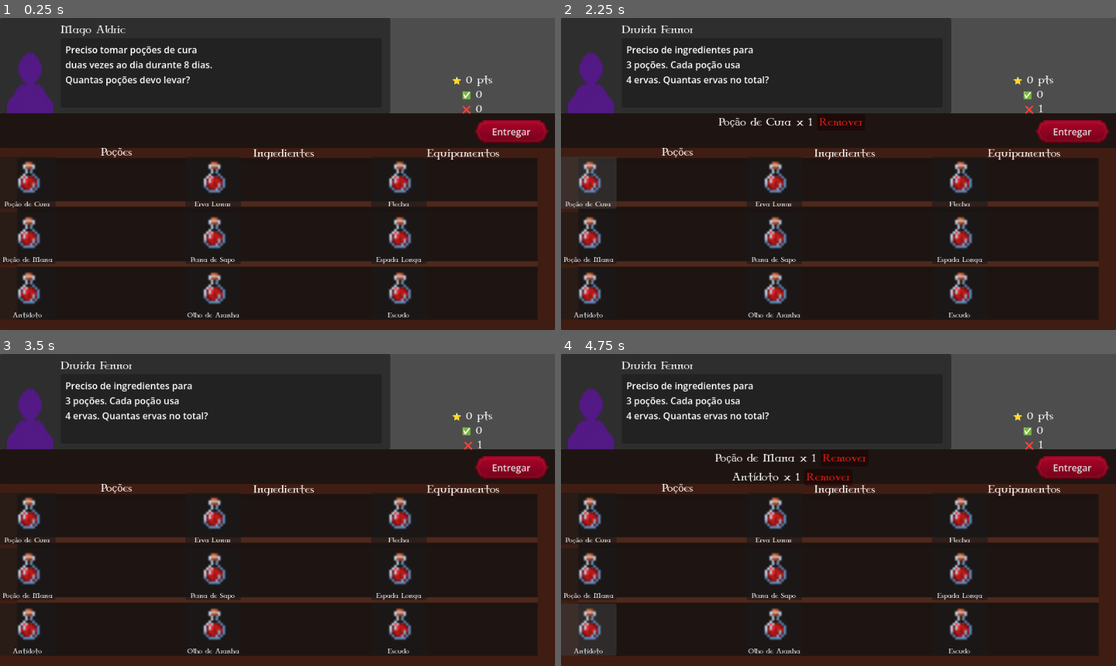
Above: before the commit, frames 1-4 (two rows, left to right).
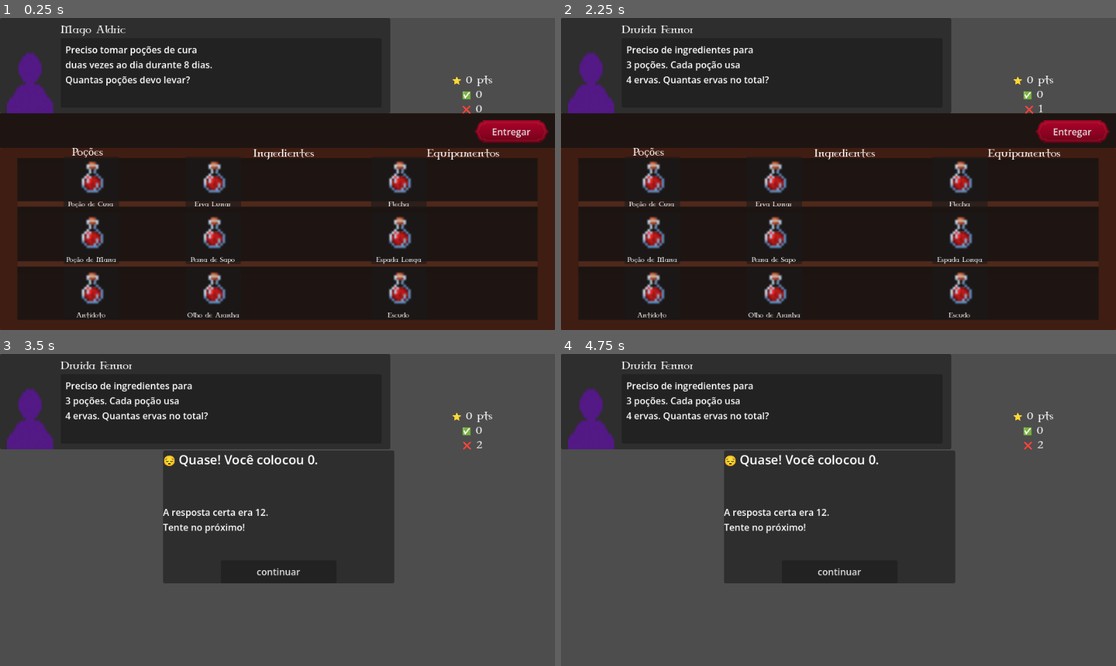
Above: after the commit, the same moments.

Repository: enzomedeiros0109/Mercado-Medieval
Game: Godot game, scene res://scenes/shop_scene.tscn
Two runs of this game, one before a commit and one after it. Both use one fixed random seed, a clock stepped at 60 frames per second and the inputs below. This scene is started directly instead of the project's main scene.
Inputs (mouse positions are in pixels of both pictures, inside the frame that each line leads up to):
- Up to frame 1 (0.25 s): no input
- Up to frame 2 (2.25 s): click "Entregar" at 0.5 s; click "continuar" at 1.25 s; click (588, 183) at 2.02 s
- Up to frame 3 (3.5 s): click "Remover" (after the commit: "Entregar") at 2.75 s
- Up to frame 4 (4.75 s): click (588, 575) at 3.52 s; click (588, 628) at 4.27 s

The runs differ from the first frame. In frame 1, 2.6% of the frame differs, in the area x 0-24%, y 41-97%; in frame 2, 2.8%; in frame 3, 65%, in the area x 0-100%, y 27-100%; in frame 4, 65%.

Commit message:
Atualiza shop_panel.tscn

Diff:
--- a/scenes/shop_panel.tscn
+++ b/scenes/shop_panel.tscn
@@ -25,6 +25,7 @@
 
 [node name="PotionsGrid" type="GridContainer" parent="HBoxContainer/PotionsColumn" unique_id=1135446161]
 layout_mode = 2
+size_flags_horizontal = 4
 theme_override_constants/v_separation = 6
 
 [node name="IngredientsColumn" type="VBoxContainer" parent="HBoxContainer" unique_id=1919403833]
@@ -55,9 +56,9 @@
 
 [node name="PotionsTitle" type="Label" parent="." unique_id=1778526003]
 layout_mode = 0
-offset_left = 44.0
+offset_left = -6.0
 offset_top = -3.0
-offset_right = 361.0
+offset_right = 311.0
 offset_bottom = 20.0
 theme_override_fonts/font = ExtResource("1_6jwop")
 theme_override_font_sizes/font_size = 16
